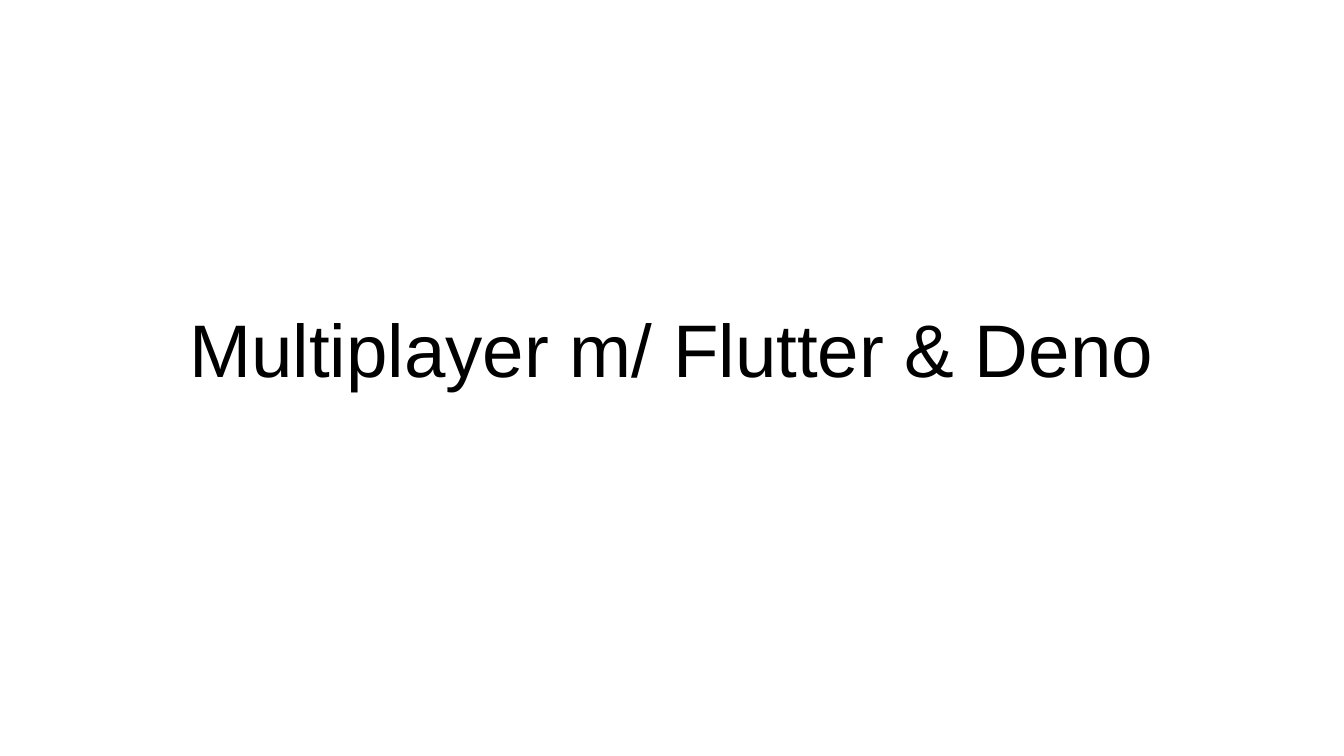
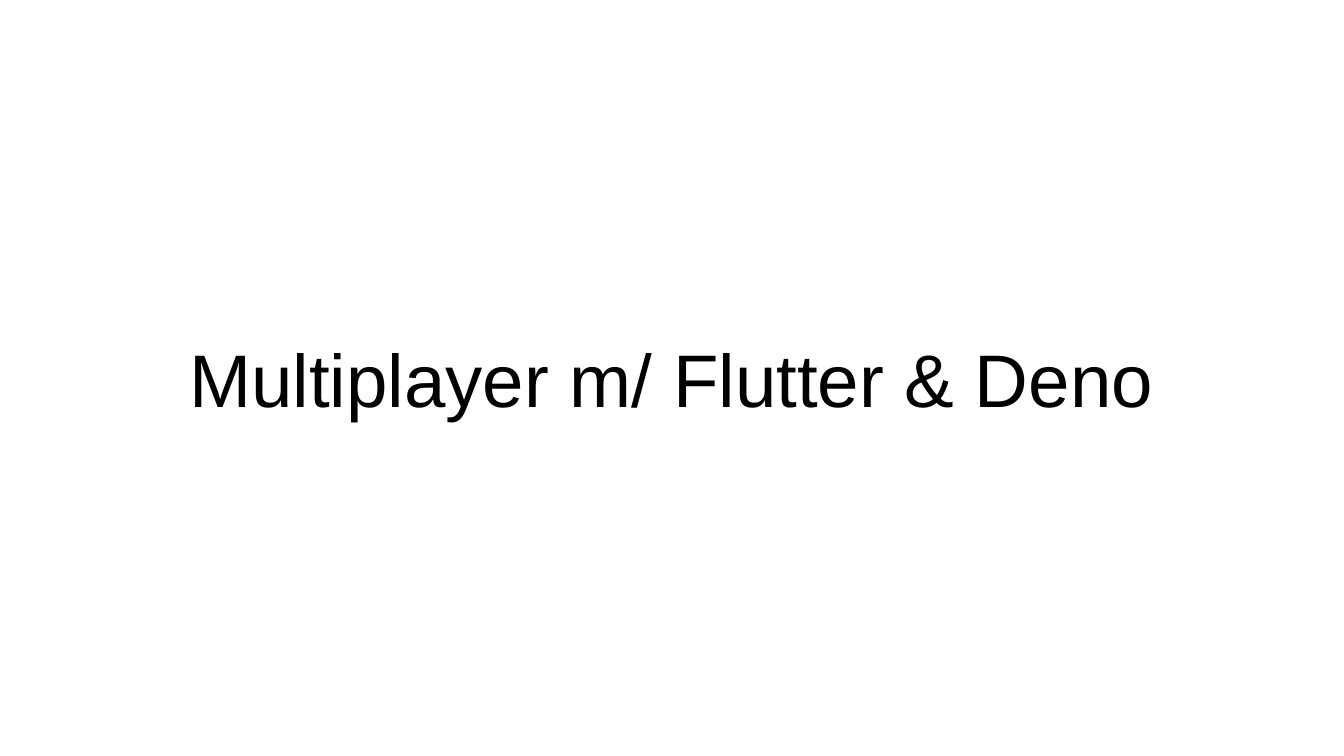
Before and after one commit to camper0008/school-example-projects, a slide deck: slide 1 of flutter-deno-websockets/presentation/presentation.odp. Drawn at 1344x756 pixels with LibreOffice and Linux fonts; fonts in the diff are those of the drawing. Boxes give left, top, right and bottom in pixels: in the first picture for what was removed or moved away, otherwise in the second. Text is boxed around its words. In the diff, an @@ line names an element or a change of style, - is before the commit and + after.

```diff
--- a/flutter-deno-websockets/presentation/presentation.odp
+++ b/flutter-deno-websockets/presentation/presentation.odp
@@ title "Multiplayer m/ Flutter & Deno": place and size @@
-title "Multiplayer m/ Flutter & Deno" at (189, 323, 1153, 391)
+title "Multiplayer m/ Flutter & Deno" at (189, 353, 1153, 421)
```
Also in this commit, not shown: 5 other slides changed, 9 slides added, 1 slide removed.
